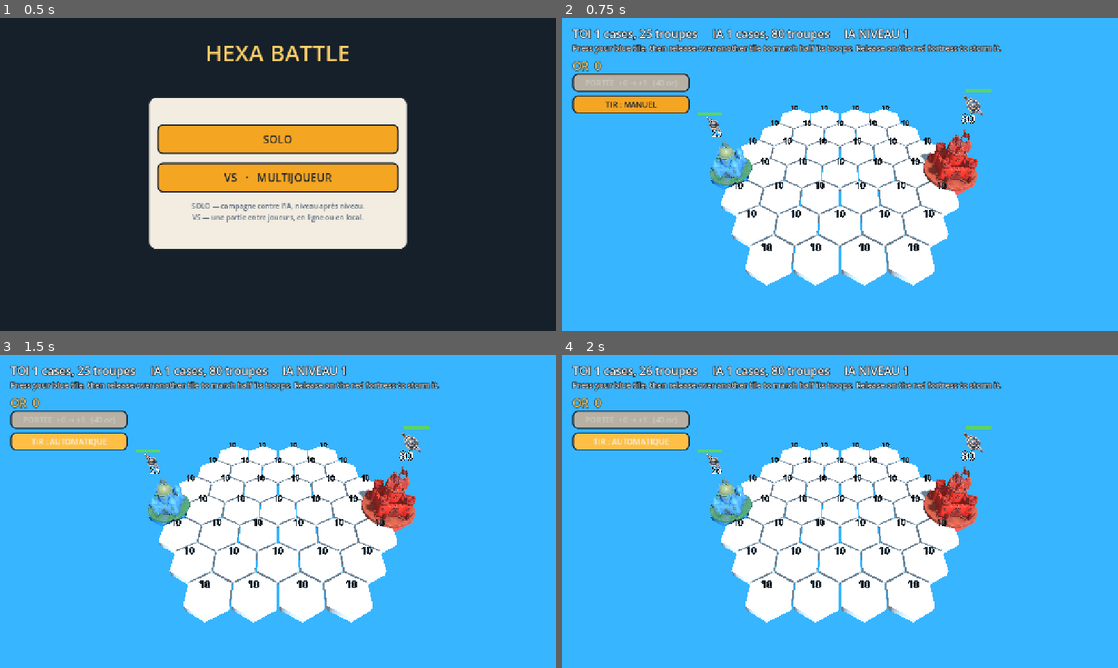
Above: before the commit, frames 1-4 (two rows, left to right).
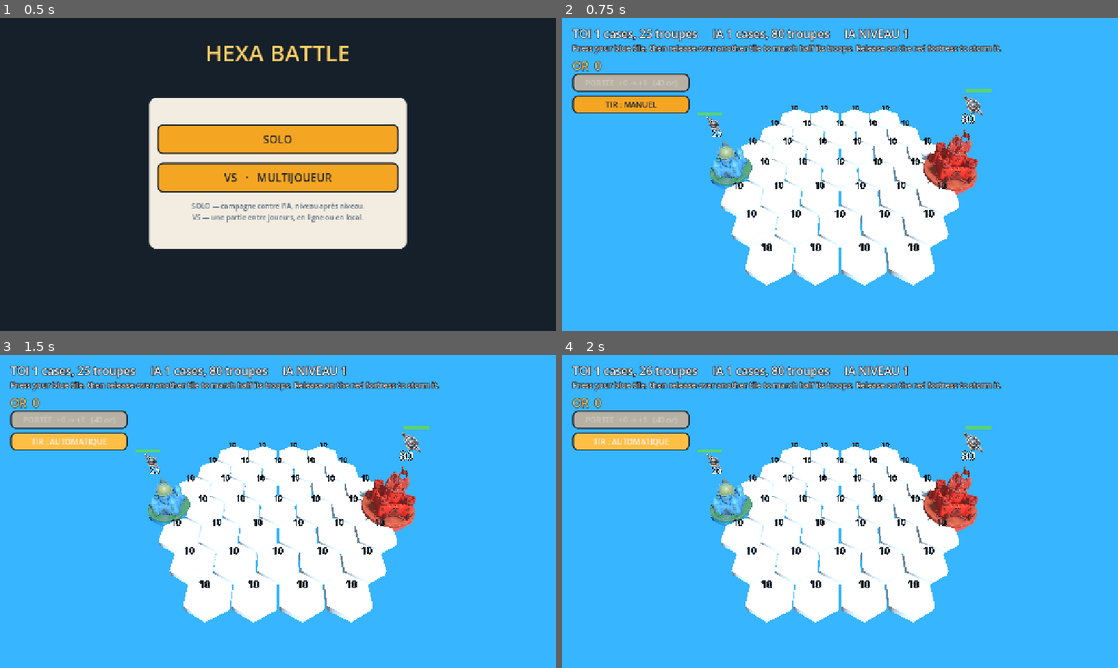
Above: after the commit, the same moments.

Repository: imaginbox/hexa-battle
Game: Godot game, scene res://scenes/ui/main_menu.tscn
Two runs of this game, one before a commit and one after it. Both use one fixed random seed, a clock stepped at 60 frames per second and the inputs below.
Inputs:
- Up to frame 1 (0.5 s): no input
- Up to frame 2 (0.75 s): click "SOLO" at 0.5 s
- Up to frame 3 (1.5 s): click "TIR : MANUEL" at 1.25 s
- Up to frame 4 (2 s): no input

Frame 1 is identical in both runs. In frame 2, 1.1% of the frame differs, in the area x 28-74%, y 32-82%; in frame 3, 1.1%; in frame 4, 1.1%.

Commit message:
Perf : -41% draw calls (ombres des tuiles plates) et build web allege
Mesure sur le plateau 91 cases : 514 draw calls / 131k primitives. La passe
d'ombres en representait 217 (42%) : chaque tuile plate, barre de vie et anneau
de selection etait redessine dans l'ombre alors qu'ils sont coplanaires au sol
et ne projettent rien de lisible. Ils passent en cast_shadow=OFF ; les batiments
gardent le leur, c'est eux qui vendent la profondeur.

- shadows: 514 -> 305 draw calls, 131k -> 74k primitives
- shadow map du soleil bornee (max_distance 45, mode PSSM 2 splits)
- HUD : rafraichissement 4x/s -> 2x/s (un tour complet du plateau a chaque fois)
- web : ombres coupees (WebGL/GL Compatibility paie la passe d'ombres bien plus
  cher que le desktop, et c'est la cible la plus lente)
- retrait de screen_space_aa / use_taa / msaa_2d : Forward+ uniquement, Godot
  loggait un warning pour chacun sans rien en faire

Synchro revérifiee : checksums identiques, zero erreur RPC.

Diff:
--- a/project.godot
+++ b/project.godot
@@ -36,10 +36,11 @@
 renderer/rendering_method="gl_compatibility"
 renderer/rendering_method.mobile="gl_compatibility"
 viewport/hdr_2d=true
-anti_aliasing/quality/msaa_2d=1
+; Screen-space AA and TAA are Forward+ only — the engine logs a warning for each and
+; does nothing with them on this renderer. 2D MSAA is likewise unsupported on GLES3.
+; They were pure noise in the log and a false promise in the settings; 3D MSAA is the
+; one that actually does something here, so it is the one that is kept.
 anti_aliasing/quality/msaa_3d=1
-anti_aliasing/quality/screen_space_aa=1
-anti_aliasing/quality/use_taa=true
 
 [ziva]
 
--- a/scenes/hex_tile.tscn
+++ b/scenes/hex_tile.tscn
@@ -65,6 +65,11 @@
 
 [node name="BaseMesh" type="MeshInstance3D" parent="."]
 mesh = SubResource("CylinderMesh_base")
+; The hex face is flat and sits at y=0 with every other tile, so it casts no shadow
+; any player could read — but each one still costs a draw call in the shadow pass.
+; On a 91-tile board that pass was 42% of all geometry. Buildings keep theirs: they
+; are what actually sells depth.
+cast_shadow = 0
 
 [node name="FortressModel" parent="." instance=ExtResource("2_fortress")]
 transform = Transform3D(1, 0, 0, 0, 1, 0, 0, 0, 1, 0, 0.15, 0)
@@ -79,6 +84,7 @@
 visible = false
 material_override = SubResource("StandardMaterial3D_mine")
 mesh = SubResource("CylinderMesh_mine")
+cast_shadow = 0
 
 [node name="HealthBar" type="Node3D" parent="."]
 transform = Transform3D(1, 0, 0, 0, 1, 0, 0, 0, 1, 0, 1.6, 0)
@@ -97,6 +103,7 @@
 visible = false
 material_override = SubResource("StandardMaterial3D_ring")
 mesh = SubResource("TorusMesh_ring")
+cast_shadow = 0
 
 [node name="LabelCount" type="Label3D" parent="."]
 transform = Transform3D(1, 0, 0, 0, 1, 0, 0, 0, 1, 0, 0.9, 0)
--- a/scenes/main.tscn
+++ b/scenes/main.tscn
@@ -33,6 +33,8 @@
 light_color = Color(1, 0.964706, 0.898039, 1)
 light_energy = 0.8
 shadow_enabled = true
+directional_shadow_max_distance = 45.0
+directional_shadow_mode = 1
 
 [node name="Camera3D" type="Camera3D" parent="."]
 position = Vector3(0, 10.5, 10.5)
--- a/scripts/battle_hud.gd
+++ b/scripts/battle_hud.gd
@@ -5,7 +5,11 @@
 ## Group the [GameGrid] node is in.
 const GRID_GROUP := "battle_grid"
 ## How often the tallies and the economy readout are refreshed, in seconds.
-const REFRESH_INTERVAL := 0.25
+##
+## Four times a second was costing a full walk of the board — 91 tiles at the largest
+## table — for a line that only ever changes when troops are produced, which is once a
+## second per tile at most. Twice a second still reads as live and halves the work.
+const REFRESH_INTERVAL := 0.5
 ## Separator between the per-seat blocks on the status line.
 const FACTION_GAP := "     "
 ## Status-line font size by table size. The line gains a block per seat, so it
--- a/scripts/main_loop.gd
+++ b/scripts/main_loop.gd
@@ -73,9 +73,24 @@
 func _ready() -> void:
 	grid.boss_battle_triggered.connect(_on_boss_battle_triggered)
 	grid.castle_fell.connect(_on_castle_fell)
+	_adapt_shadows_to_platform()
 	_build_ai_commanders()
 	frame_board()
 	_begin_level_stats()
+
+
+## Drops real-time shadows on the board in a browser build.
+##
+## The web export runs on WebGL through the GL Compatibility renderer, where a shadow
+## pass is disproportionately expensive — every caster is drawn a second time, and the
+## browser is already the slowest target the game has. The board is a flat plane of
+## tiles seen from a fixed high angle, so the shadows it loses are the shallow ones
+## around the buildings, not anything the player navigates by. Desktop keeps them.
+func _adapt_shadows_to_platform() -> void:
+	if not OS.has_feature("web"):
+		return
+	for found in find_children("*", "DirectionalLight3D", true, false):
+		(found as DirectionalLight3D).shadow_enabled = false
 
 
 ## Gives every AI card its own commander. A controller plays exactly one seat, so a
